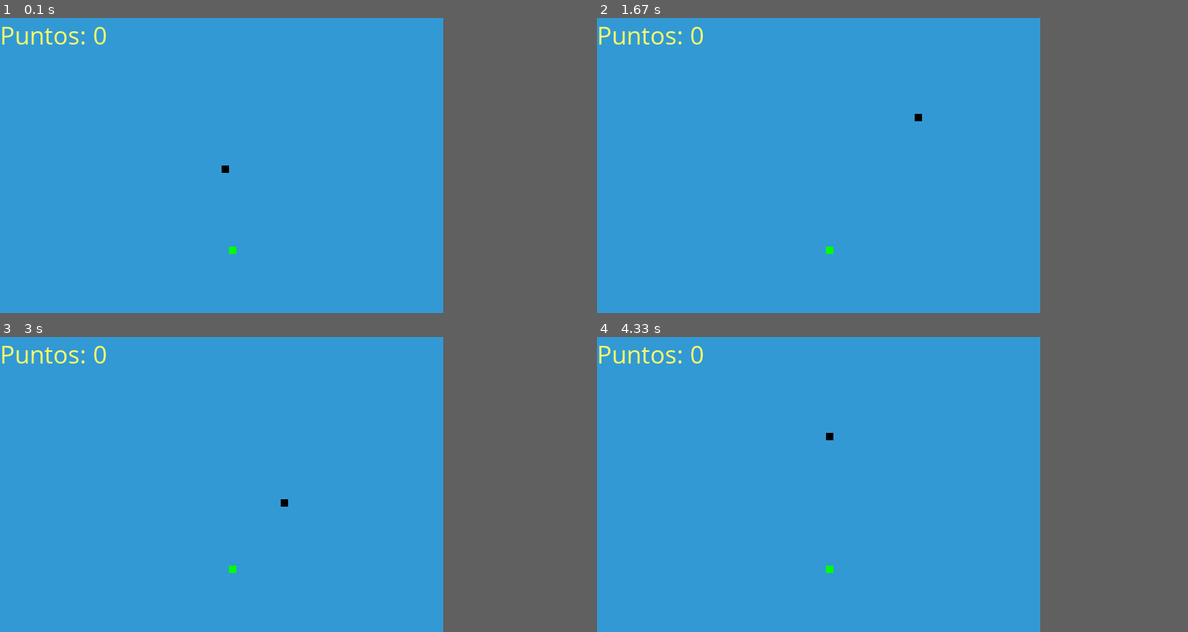
Above: before the commit, frames 1-4 (two rows, left to right).
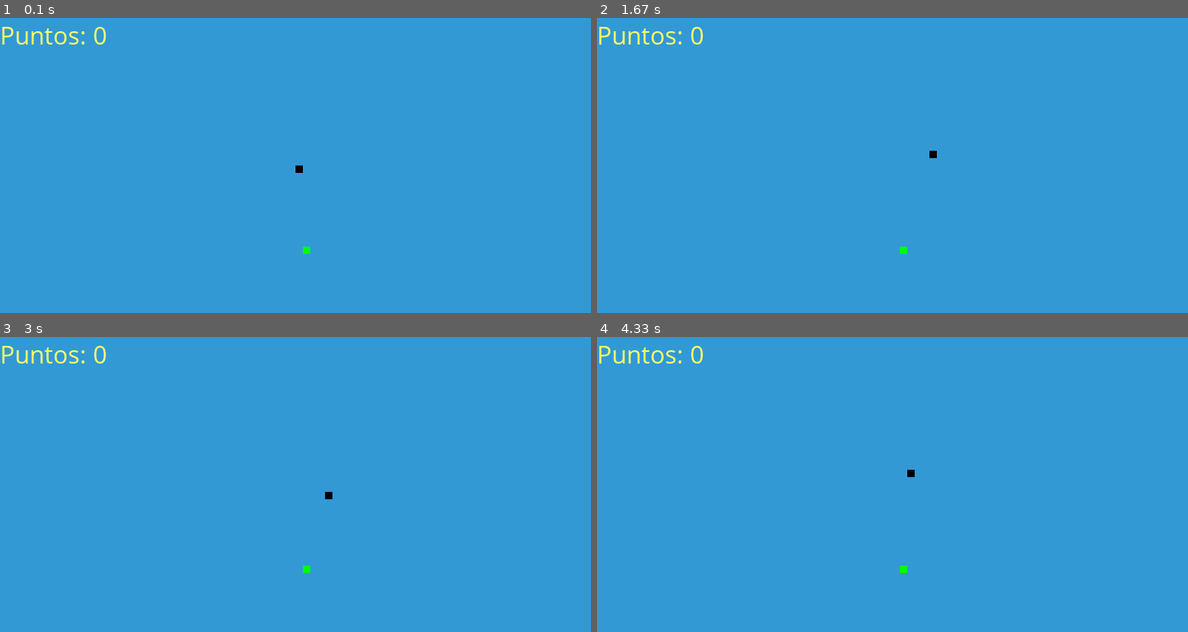
Above: after the commit, the same moments.

Repository: Mlevin2123/ParcialProgra
Game: pygame game, started from JuegoDePygame.py
Two runs of this game, one before a commit and one after it. Both use one fixed random seed, a clock stepped at 60 frames per second and the inputs below.
Inputs:
- Up to frame 1 (0.1 s): no input
- Up to frame 2 (1.67 s): hold Right 0.33-0.8 s; hold Up 0.83-1.27 s; hold Right from 1.3 s (still down)
- Up to frame 3 (3 s): release Right at 1.8 s; hold Left 1.83-2.37 s; hold Down 2.4-2.95 s; hold Left from 2.98 s (still down)
- Up to frame 4 (4.33 s): release Left at 3.53 s; hold Up 3.57-4.12 s; hold Right from 4.15 s (still down)
In our replay, the window is 600x400 before the commit and 800x400 after it. These sizes can differ from the game's own. Grey fills any space a smaller window leaves; there, only what the larger window draws over its background counts as a difference.

The runs differ from the first frame. In frame 1, 0.1% of the frame differs, in the area x 37-53%, y 50-80%; in frame 2, 0.1%; in frame 3, 0.1%; in frame 4, 0.1%.

Commit message:
Requirements

Diff:
--- a/JuegoDePygame.py
+++ b/JuegoDePygame.py
@@ -14,7 +14,7 @@
 azul = (50, 153, 213)
 
 # Dimensiones de la pantalla
-ancho_pantalla = 600
+ancho_pantalla = 800
 alto_pantalla = 400
 
 pantalla = pygame.display.set_mode((ancho_pantalla, alto_pantalla))
@@ -22,7 +22,7 @@
 
 # Velocidad del reloj
 reloj = pygame.time.Clock()
-velocidad_snake = 15
+velocidad_snake = 5
 
 
 # Tamaño de la serpiente
